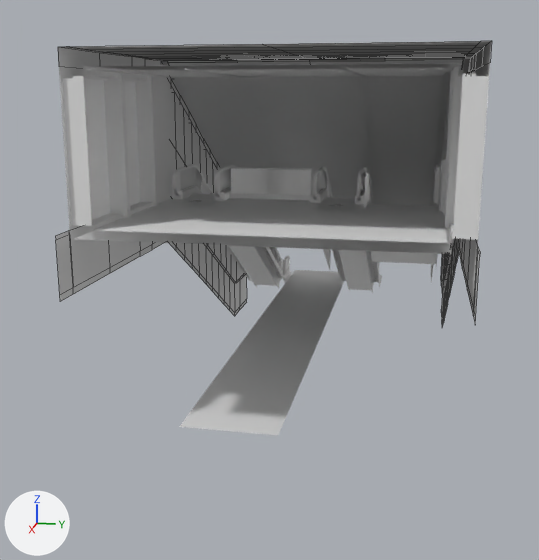
A saved change to the FBX model CreaturesInHeaven/Assets/Props/Airport concourse/L0/AirportGangway_L0_L.fbx.
One viewpoint serves both versions: a 50 mm lens placed at (-4.3, -61.7, 13.0), pointed at (-28.1, -66.5, 7.0). Lighting does not change. The marker at lower left points along +X, +Y and +Z. The picture after the commit comes second. Mesh edges are drawn as thin lines on the coarser meshes. Where no turn or scale is listed for an object, it has been applied to the vertices. Vertices at exactly the same position are counted once.

In view in the first picture: '1000 escalator.005', '1000 escalator.006', 'gangway exterior.003', 'gangway interior.001', 'gangway lights.001'.
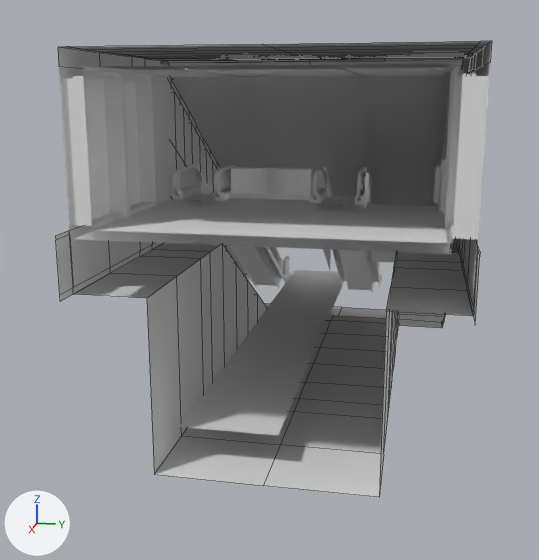
What the commit changed:
me_plane_052 is used by ob_gangway_exterior_003; location (-37.5, -65.0, 0.0).
me_plane_052 had 451 vertices, 348 faces and spanned x -0.1..18.3, y -4.5..4.5, z 3.5..14.0.
me_plane_052 now has 586 vertices, 418 faces and spans x -0.1..18.3, y -4.5..4.5, z 3.5..14.0.
me_plane_052 part 1: a new loose piece of 49 vertices spanning x -0.1..17.6, y 0.0..4.5, z 3.5..8.5, in mat_airportconcourse_l0.
me_plane_052 part 2: a new loose piece of 49 vertices spanning x -0.1..17.6, y -4.5..0.0, z 3.5..8.5, in mat_airportconcourse_l0.
Other edits to the shape of me_plane_052 do not show in these pictures.

Location of each change, [x1, y1, x2, y2] in pixels of the pictures (539 x 560 px):
'gangway exterior.003', reshaped (59% taller)
    before: [56, 41, 492, 328]
    after: [56, 41, 492, 497]
part 1 of me_plane_052, added
    after: [263, 252, 473, 497]
part 2 of me_plane_052, added
    after: [75, 243, 341, 485]
